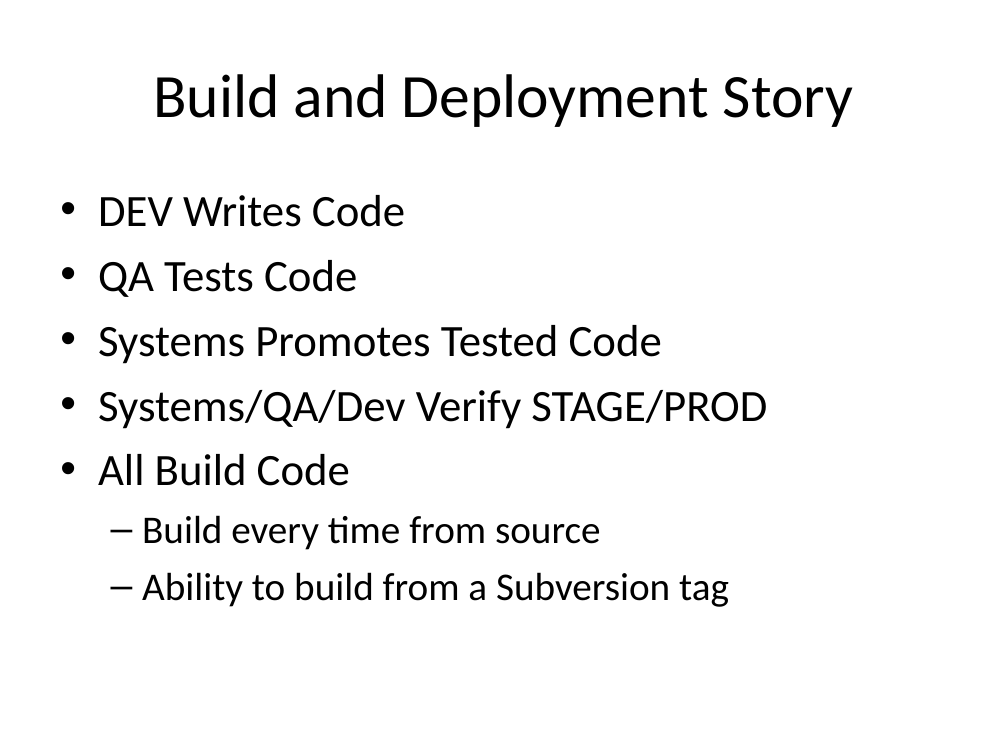
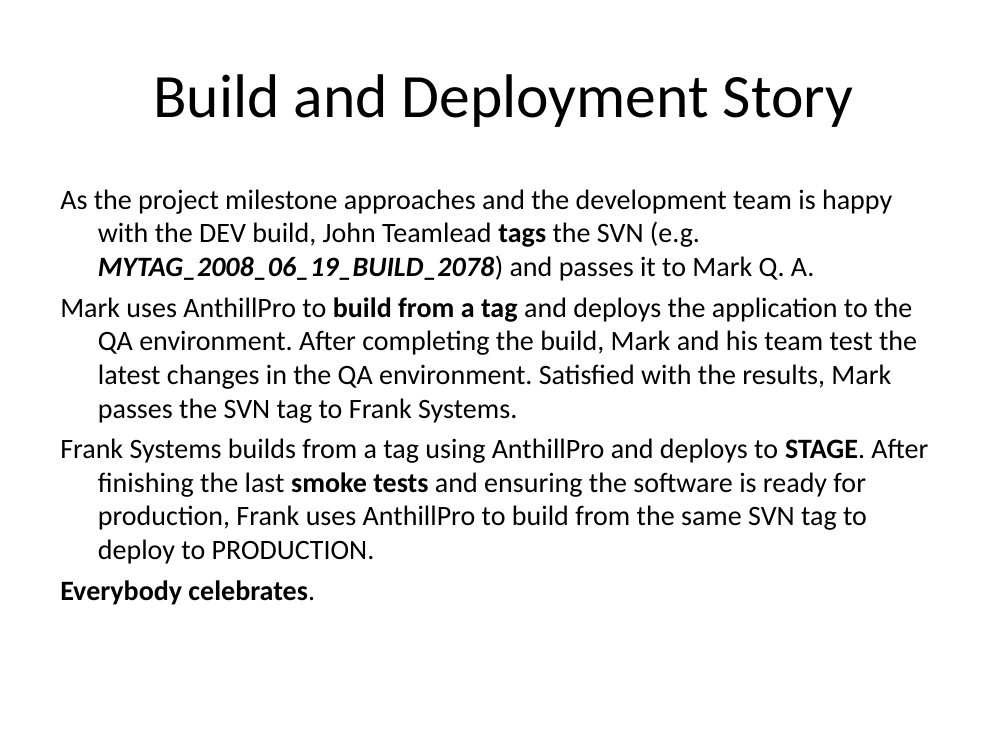
Before and after one commit to CBIIT/common-security-module-docs, a slide deck: slide 3 of deployment/automation/csmupt-bda-training.ppt (slide 2 before the commit). Drawn at 1008x756 pixels with LibreOffice and Linux fonts; fonts in the diff are those of the drawing. Boxes give left, top, right and bottom in pixels: in the first picture for what was removed or moved away, otherwise in the second. Text is boxed around its words. In the diff, an @@ line names an element or a change of style, - is before the commit and + after.

```diff
--- a/deployment/automation/csmupt-bda-training.ppt
+++ b/deployment/automation/csmupt-bda-training.ppt
@@ text at bbox=[60, 189, 928, 605]: text changed; size 32 to 20 pt @@
-• DEV Writes Code
-• QA Tests Code
-• Systems Promotes Tested Code
-• Systems/QA/Dev Verify STAGE/PROD
-• All Build Code
-  – Build every time from source
-  – Ability to build from a Subversion tag
+As the project milestone approaches and the development team is happy with the DEV build, John Teamlead tags the SVN (e.g. MYTAG_2008_06_19_BUILD_2078) and passes it to Mark Q. A.
+Mark uses AnthillPro to build from a tag and deploys the application to the QA environment. After completing the build, Mark and his team test the latest changes in the QA environment. Satisfied with the results, Mark passes the SVN tag to Frank Systems.
+Frank Systems builds from a tag using AnthillPro and deploys to STAGE. After finishing the last smoke tests and ensuring the software is ready for production, Frank uses AnthillPro to build from the same SVN tag to deploy to PRODUCTION.
+Everybody celebrates.
```
Also in this commit, not shown: 1 other slide changed, 7 slides added, 3 slides removed.
